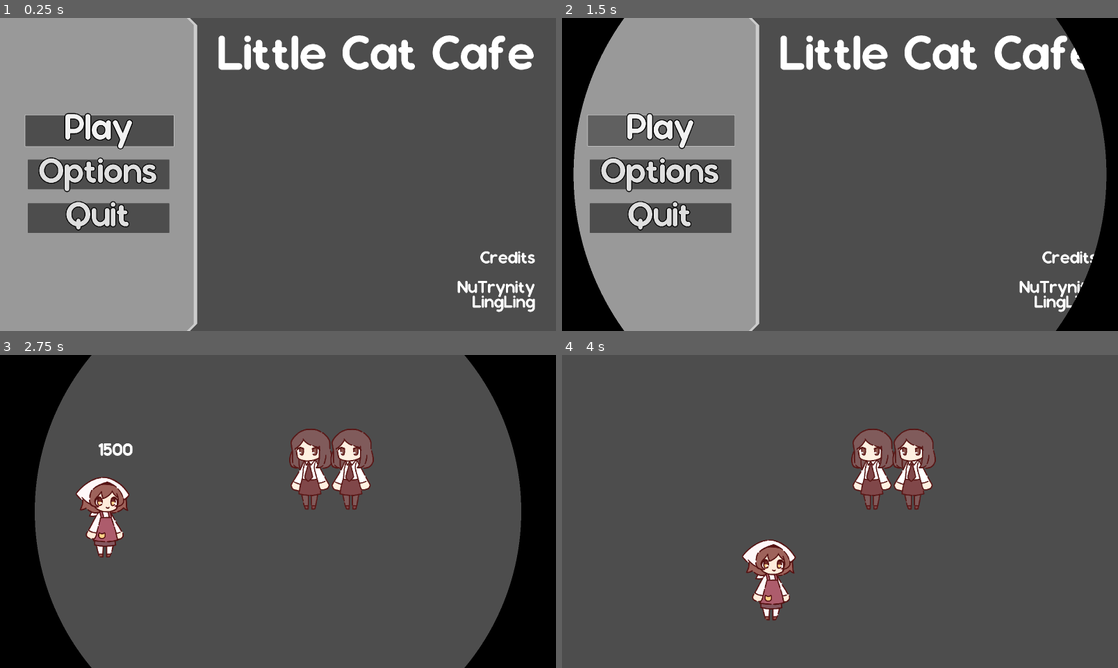
Above: before the commit, frames 1-4 (two rows, left to right).
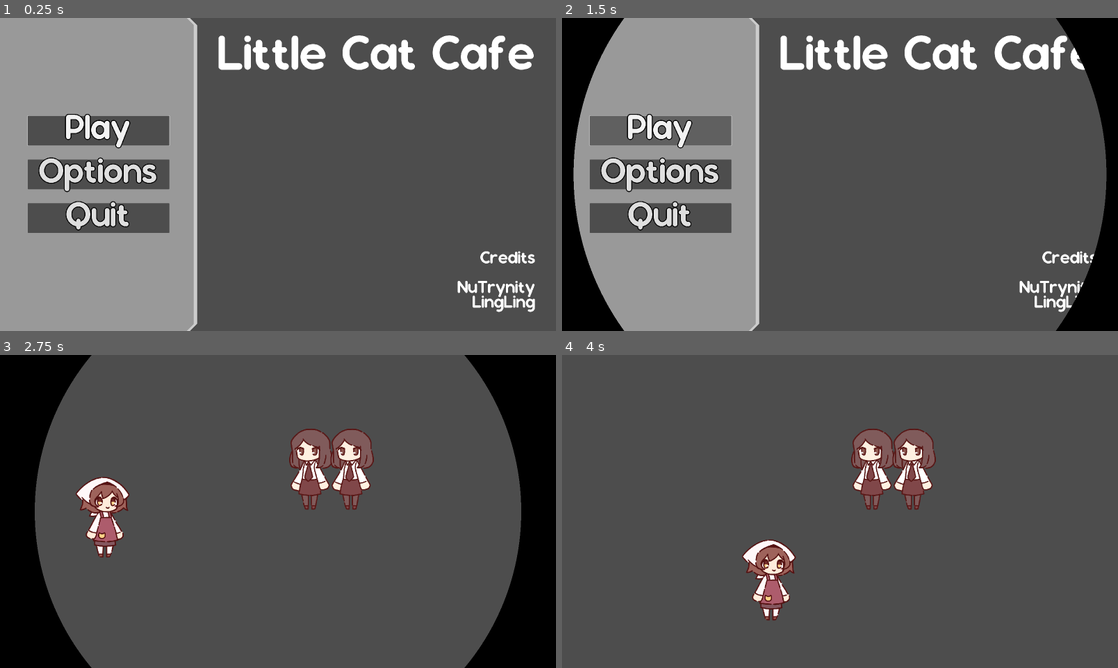
Above: after the commit, the same moments.

Repository: NuTrynity/Little-Cat-Cafe
Game: Godot game, scene res://Scenes/MainMenu.tscn
Same seed, same stepped clock (60 frames per second), same inputs: the game is played once before the commit and once after it.
Inputs:
- Up to frame 1 (0.25 s): no input
- Up to frame 2 (1.5 s): click "Options" at 0.5 s; click "Play" at 1.25 s
- Up to frame 3 (2.75 s): click "Play" at 2 s
- Up to frame 4 (4 s): tap Enter (accept) at 2.75, 3.6 s; hold Right (move_right) 2.78-3.53 s; hold Enter (accept) 2.78-3.53 s; hold S (move_down) from 3.53 s (still down)

The runs differ from the first frame. In frame 1, 0.6% of the frame differs, in the area x 4-32%, y 30-42%; in frame 2, 0.6%; in frame 3, 0.2%; in frame 4, nothing differs.

Commit message:
added AudioManager and made PopUp Label a class

Diff:
--- a/Nodes/UINodes/CustomBtn.tscn
+++ b/Nodes/UINodes/CustomBtn.tscn
@@ -1,61 +1,8 @@
-[gd_scene load_steps=7 format=3 uid="uid://dywd08dcvakvl"]
+[gd_scene load_steps=4 format=3 uid="uid://dywd08dcvakvl"]
 
 [ext_resource type="FontFile" uid="uid://dwyf3ahqcehcv" path="res://Assets/Fonts/Sonorous.otf" id="1_hi7vu"]
 [ext_resource type="Script" path="res://Scripts/UIScripts/custom_button.gd" id="2_o5tib"]
-
-[sub_resource type="Animation" id="Animation_oc8iv"]
-length = 0.001
-tracks/0/type = "value"
-tracks/0/imported = false
-tracks/0/enabled = true
-tracks/0/path = NodePath(".:scale")
-tracks/0/interp = 1
-tracks/0/loop_wrap = true
-tracks/0/keys = {
-"times": PackedFloat32Array(0),
-"transitions": PackedFloat32Array(1),
-"update": 0,
-"values": [Vector2(1, 1)]
-}
-
-[sub_resource type="Animation" id="Animation_v8ngm"]
-resource_name = "focus"
-length = 0.2
-tracks/0/type = "value"
-tracks/0/imported = false
-tracks/0/enabled = true
-tracks/0/path = NodePath(".:scale")
-tracks/0/interp = 2
-tracks/0/loop_wrap = true
-tracks/0/keys = {
-"times": PackedFloat32Array(0, 0.2),
-"transitions": PackedFloat32Array(1, 1),
-"update": 0,
-"values": [Vector2(1, 1), Vector2(1.05, 1.05)]
-}
-
-[sub_resource type="Animation" id="Animation_u8efh"]
-resource_name = "pressed"
-length = 0.2
-tracks/0/type = "value"
-tracks/0/imported = false
-tracks/0/enabled = true
-tracks/0/path = NodePath(".:scale")
-tracks/0/interp = 2
-tracks/0/loop_wrap = true
-tracks/0/keys = {
-"times": PackedFloat32Array(0, 0.1, 0.2),
-"transitions": PackedFloat32Array(1, 1, 1),
-"update": 0,
-"values": [Vector2(1.05, 1.05), Vector2(1, 1), Vector2(1.05, 1.05)]
-}
-
-[sub_resource type="AnimationLibrary" id="AnimationLibrary_y05tn"]
-_data = {
-"RESET": SubResource("Animation_oc8iv"),
-"focus": SubResource("Animation_v8ngm"),
-"pressed": SubResource("Animation_u8efh")
-}
+[ext_resource type="AudioStream" uid="uid://cjwwjyj3haer3" path="res://Assets/SFX/click_sfx.ogg" id="3_xcnbw"]
 
 [node name="CustomBtn" type="Button"]
 offset_right = 488.0
@@ -65,12 +12,7 @@
 theme_override_font_sizes/font_size = 128
 text = "Button"
 script = ExtResource("2_o5tib")
-
-[node name="BtnAnim" type="AnimationPlayer" parent="."]
-libraries = {
-"": SubResource("AnimationLibrary_y05tn")
-}
+sounds = Array[AudioStream]([ExtResource("3_xcnbw")])
 
 [connection signal="focus_entered" from="." to="." method="_on_focus_entered"]
-[connection signal="focus_exited" from="." to="." method="_on_focus_exited"]
 [connection signal="pressed" from="." to="." method="_on_pressed"]
--- a/Nodes/UINodes/PopUp.tscn
+++ b/Nodes/UINodes/PopUp.tscn
@@ -10,7 +10,6 @@
 theme_override_font_sizes/font_size = 64
 text = "Sample"
 script = ExtResource("2_7bsb3")
-popup_text = "Sample "
 
 [node name="RemoveTimer" type="Timer" parent="."]
 
--- /dev/null
+++ b/Scripts/AutoLoads/audio_manager.gd
@@ -0,0 +1,17 @@
+extends Node
+
+const sfx_bus = "SFX"
+
+func _ready() -> void:
+	process_mode = PROCESS_MODE_ALWAYS
+
+func play_sound(stream : AudioStream):
+	var instance = AudioStreamPlayer.new()
+	instance.stream = stream
+	instance.bus = sfx_bus
+	instance.finished.connect(_remove_node.bind(instance))
+	add_child(instance)
+	instance.play()
+
+func _remove_node(instance : AudioStreamPlayer):
+	instance.queue_free()
--- a/Scripts/PlayerScripts/player_script.gd
+++ b/Scripts/PlayerScripts/player_script.gd
@@ -5,18 +5,3 @@
 func _ready() -> void:
 	# Interaction Manager finds player when player is loaded
 	InteractionManager.find_player()
-
-	add_popup()
-
-func add_popup():
-	var new_popup = popup_label.instantiate()
-	new_popup.popup_text = "1500"
-	new_popup.speed = 2
-	new_popup.delete_time = 1
-	new_popup.fade_time = 0.6
-	new_popup.y_offset = 256
-
-	new_popup.position = global_position
-	new_popup.position.x -= new_popup.size.x / 2 # TODO: Find out why this doesnt work
-
-	get_tree().root.add_child.call_deferred(new_popup)
--- a/Scripts/UIScripts/custom_button.gd
+++ b/Scripts/UIScripts/custom_button.gd
@@ -1,7 +1,7 @@
 extends Button
 
-@onready var btn_anim : AnimationPlayer = $BtnAnim
 @export var press_once : bool = false
+@export var sounds : Array[AudioStream]
 
 var can_press : bool = true
 
@@ -10,13 +10,10 @@
 	pivot_offset.y += size.y / 2
 
 func _on_focus_entered() -> void:
-	btn_anim.play("focus")
-
-func _on_focus_exited() -> void:
-	btn_anim.play_backwards("focus")
+	pass # add sound here
 
 func _on_pressed() -> void:
-	btn_anim.play("pressed")
+	AudioManager.play_sound(sounds[0])
 
 	if can_press:
 		if press_once:
--- a/Scripts/UIScripts/main_menu.gd
+++ b/Scripts/UIScripts/main_menu.gd
@@ -7,4 +7,7 @@
 	SceneLoader.transition_to("res://Scenes/TestScene.tscn", "circle_transition")
 
 func _on_quit_pressed() -> void:
+	SceneLoader.player.play("circle_transition")
+
+	await SceneLoader.player.animation_finished
 	get_tree().quit()
--- a/Scripts/UIScripts/pop_up.gd
+++ b/Scripts/UIScripts/pop_up.gd
@@ -1,25 +1,23 @@
 extends Label
+class_name PopUp_Label
 
-@export var popup_text : String = "Sample Text"
-@export var speed : float
-@export var delete_time : float
-@export var fade_time : float
-@export var y_offset : float
-
-var tween
+var speed : float
+var delete_time : float
+var fade_time : float
+var y_offset : float
 
 func _ready() -> void:
-	text = popup_text
-
 	$RemoveTimer.wait_time = delete_time
 	$RemoveTimer.start()
 
+	position.x -= size.x / 2
 	position.y -= y_offset
 
 func _physics_process(_delta: float) -> void:
 	position.y -= speed
 
 func _on_remove_timer_timeout() -> void:
+	var tween
 	tween = get_tree().create_tween()
 	tween.set_ease(Tween.EASE_IN)
 	tween.set_trans(Tween.TRANS_CUBIC)
@@ -28,3 +26,16 @@
 
 	await tween.finished
 	queue_free()
+
+func create_popup_label(new_text : String, new_speed : float, new_pos, new_delete_time : float, new_fade_time : float, new_y_offset, parent):
+	var popUp = preload("res://Nodes/UINodes/PopUp.tscn")
+	var new_popUp = popUp.instantiate()
+
+	new_popUp.text = new_text
+	new_popUp.speed = new_speed
+	new_popUp.position = new_pos
+	new_popUp.delete_time = new_delete_time
+	new_popUp.fade_time = new_fade_time
+	new_popUp.y_offset = new_y_offset
+
+	parent.add_child.call_deferred(new_popUp)
--- a/project.godot
+++ b/project.godot
@@ -19,6 +19,7 @@
 
 InteractionManager="*res://Nodes/Components/InteractionManager.tscn"
 SceneLoader="*res://Nodes/Components/SceneLoader.tscn"
+AudioManager="*res://Scripts/AutoLoads/audio_manager.gd"
 
 [display]
 
